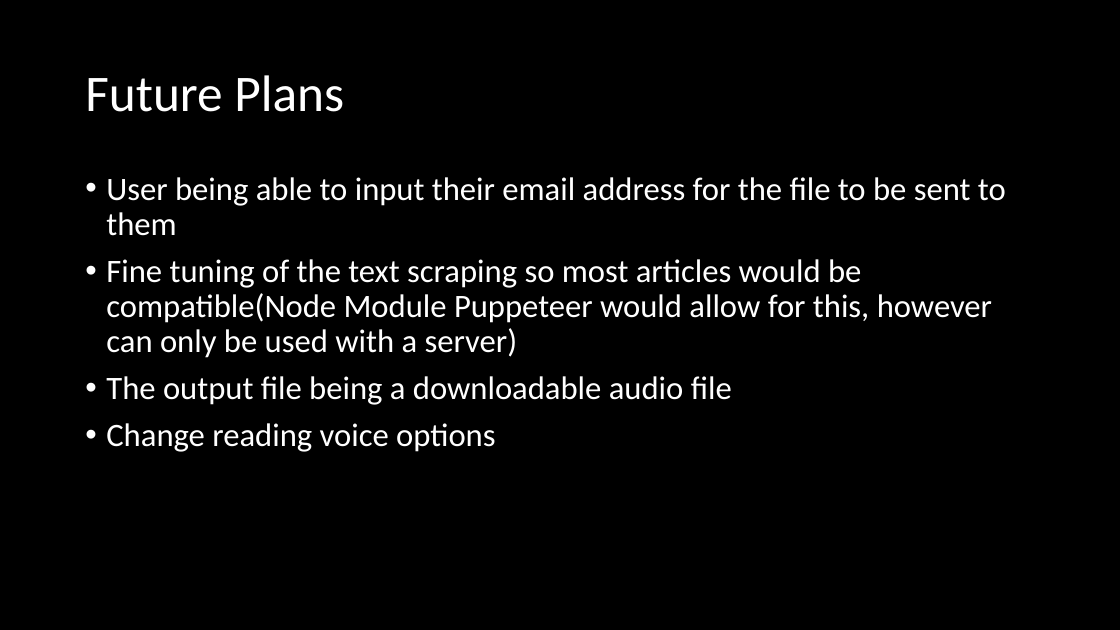
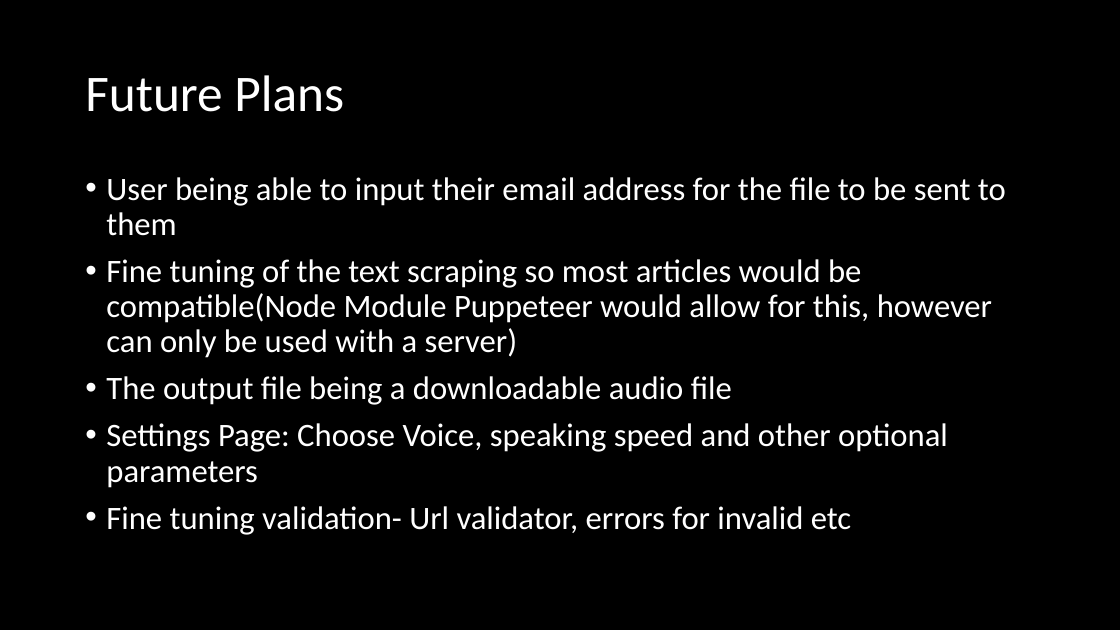
Before and after one commit to Shelby219/README_article_reading_app, a slide deck: slide 7 of pres.pptx. Drawn at 1120x630 pixels with LibreOffice and Linux fonts; fonts in the diff are those of the drawing. Boxes give left, top, right and bottom in pixels: in the first picture for what was removed or moved away, otherwise in the second. Text is boxed around its words. In the diff, an @@ line names an element or a change of style, - is before the commit and + after.

```diff
--- a/pres.pptx
+++ b/pres.pptx
@@ text at box(106, 423, 948, 535): text changed @@
-• Change reading voice options
+• Settings Page: Choose Voice, speaking speed and other optional parameters
+• Fine tuning validation- Url validator, errors for invalid etc
```
Also in this commit, not shown: 2 other slides changed, 1 other file.
